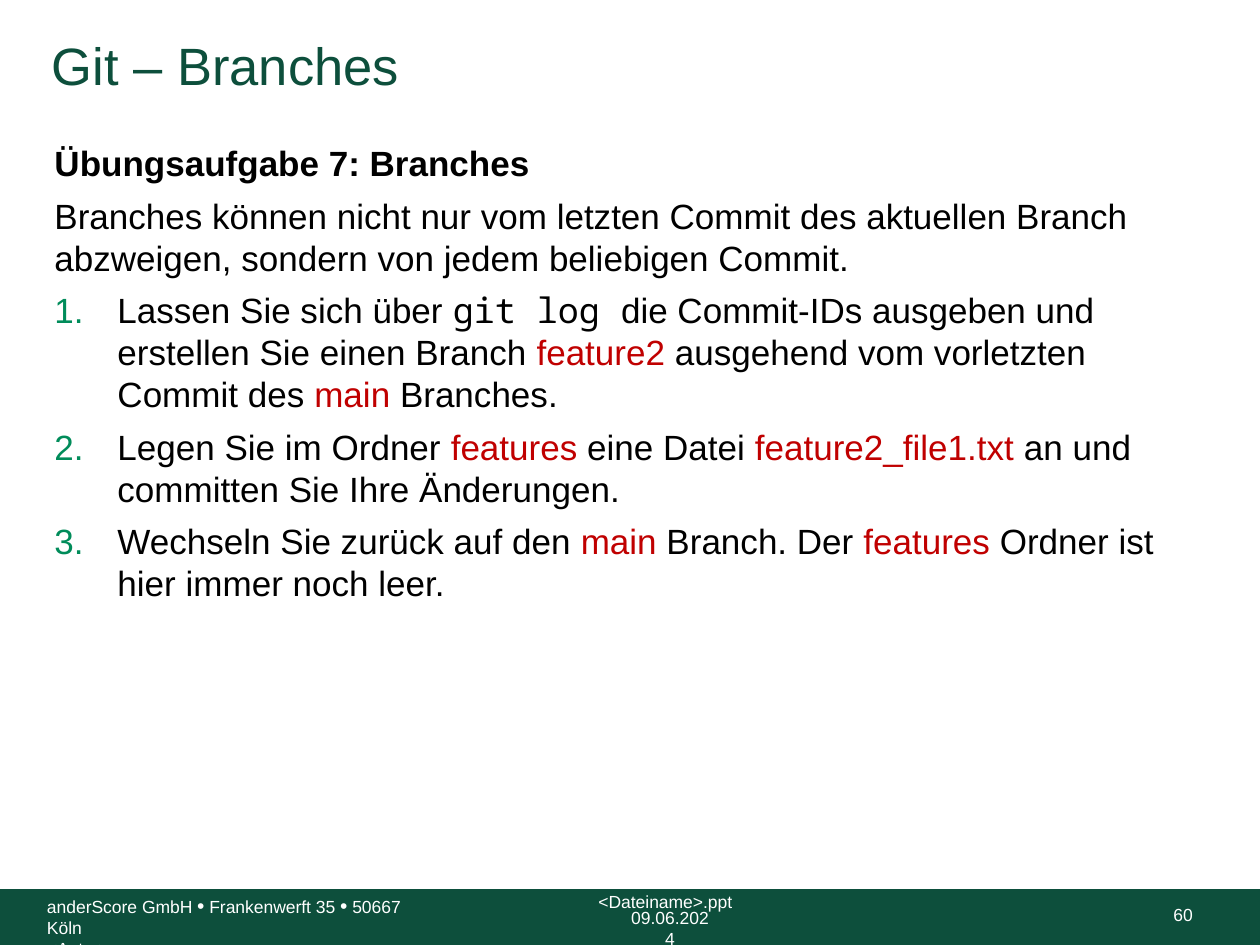
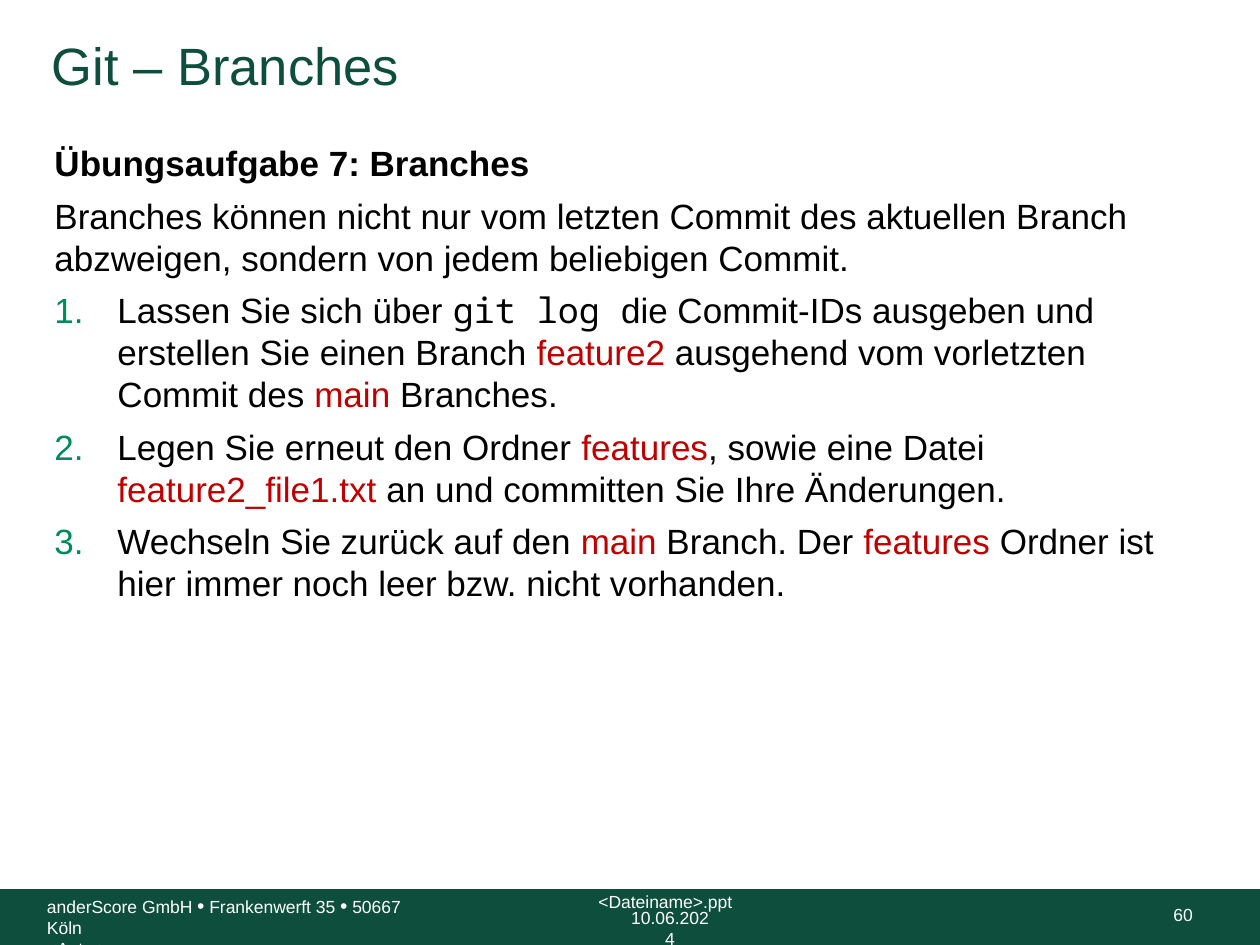
Before and after one commit to anderscore-gmbh/gitlab, a slide deck: slide 60 of slides/Tag-1_2-Git_Light.pptx. Drawn at 1260x945 pixels with LibreOffice and Linux fonts; fonts in the diff are those of the drawing; background and template pictures are left out. Boxes give left, top, right and bottom in pixels: in the first picture for what was removed or moved away, otherwise in the second. Text is boxed around its words. In the diff, an @@ line names an element or a change of style, - is before the commit and + after.

```diff
--- a/slides/Tag-1_2-Git_Light.pptx
+++ b/slides/Tag-1_2-Git_Light.pptx
@@ text at <box>117,434,1154,597</box>: text changed @@
-2. Legen Sie im Ordner features eine Datei feature2_file1.txt an und committen Sie Ihre Änderungen.
-3. Wechseln Sie zurück auf den main Branch. Der features Ordner ist hier immer noch leer.
+2. Legen Sie erneut den Ordner features, sowie eine Datei feature2_file1.txt an und committen Sie Ihre Änderungen.
+3. Wechseln Sie zurück auf den main Branch. Der features Ordner ist hier immer noch leer bzw. nicht vorhanden.
@@ text at <box>631,911,709,924</box>: text changed @@
-09.06.2024
+10.06.2024
```
Also in this commit, not shown: 67 other slides changed, 2 other files.
